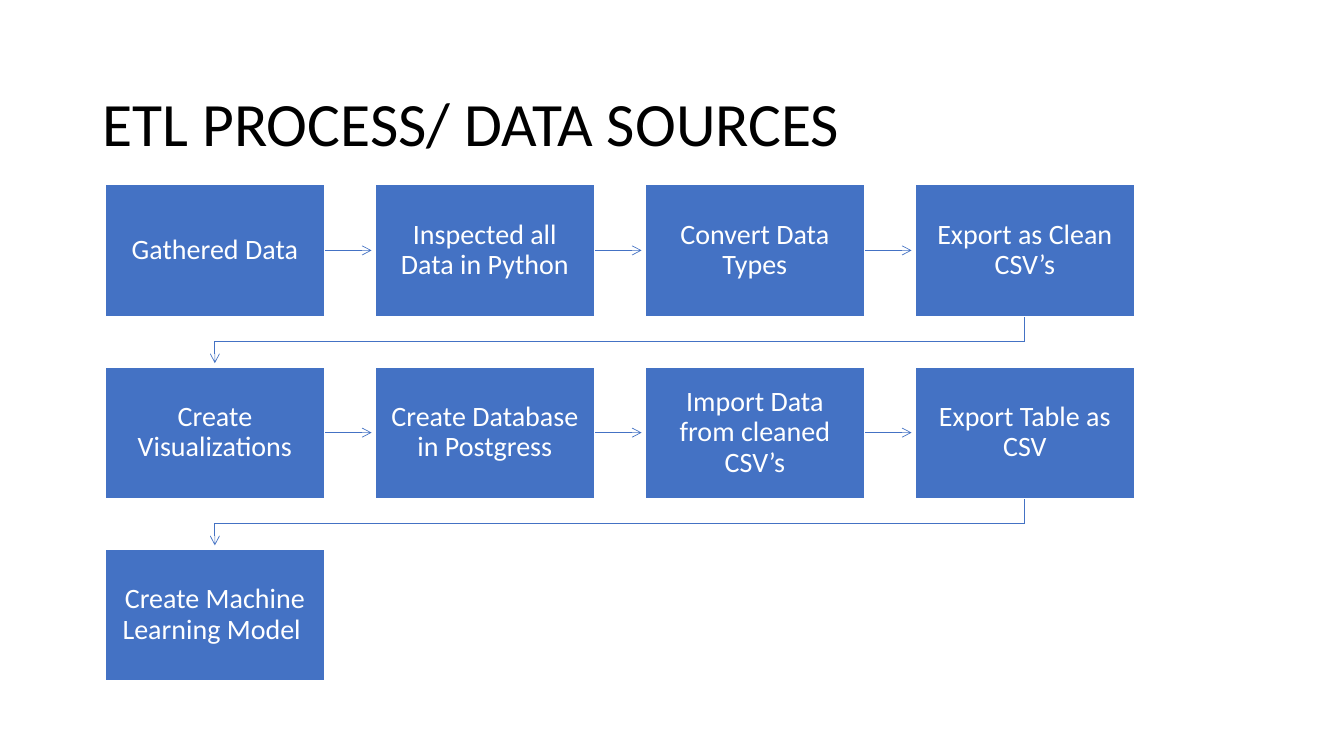
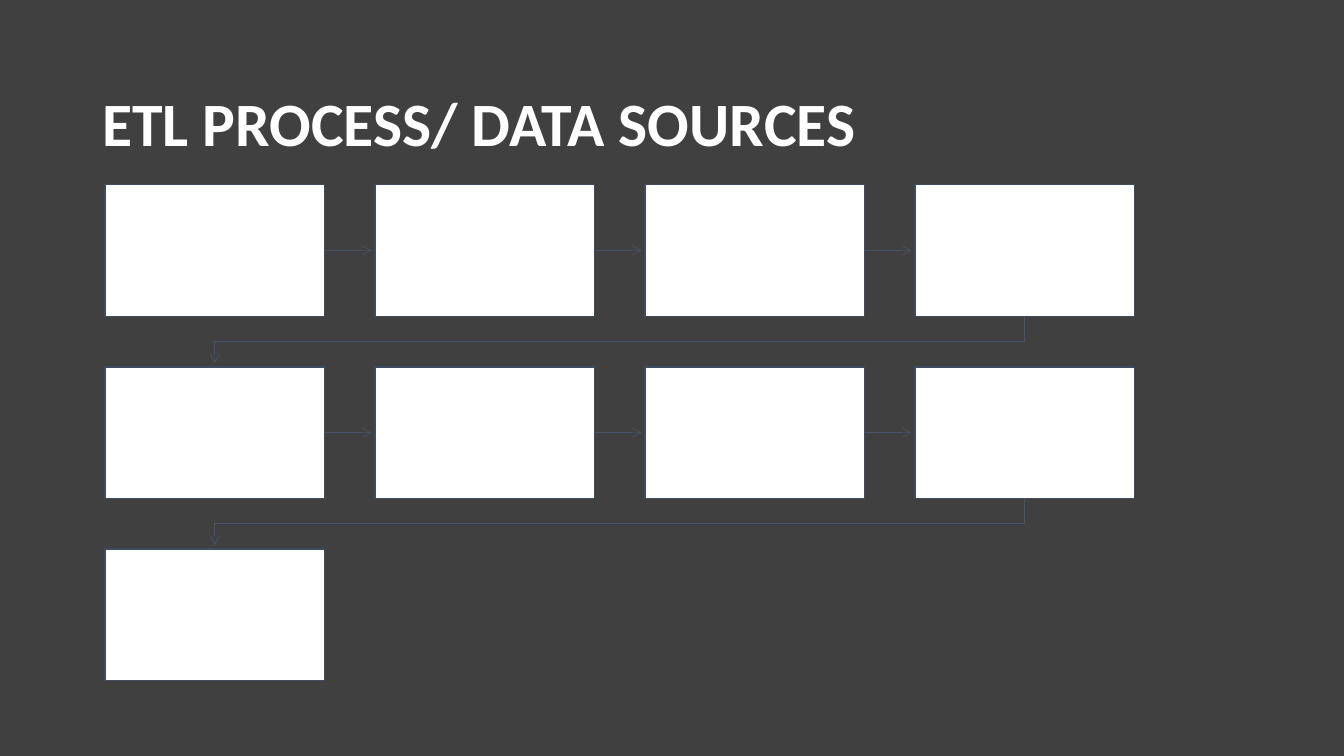
Before and after one commit to Kcav18/Final_Project, a slide deck: slide 6 of Final Presentation.pptx. Drawn at 1344x756 pixels with LibreOffice and Linux fonts; fonts in the diff are those of the drawing. Boxes give left, top, right and bottom in pixels: in the first picture for what was removed or moved away, otherwise in the second. Text is boxed around its words. In the diff, an @@ line names an element or a change of style, - is before the commit and + after.

```diff
--- a/Final Presentation.pptx
+++ b/Final Presentation.pptx
@@ background #FFFFFF to #404040 @@
@@ title "ETL PROCESS/ DATA SOURCES" at [102,102,855,149]: text colour #000000 to #FFFFFF, bold on @@
@@ outline #4472C4 0.5 pt to #44546A 0.5 pt in 8 elements at [325,245,372,255], [595,245,642,255], [865,245,912,255], [325,427,372,438], [595,427,642,438], [865,427,912,438], [215,317,1025,364], [215,498,1025,545] @@
@@ fill #4472C4 to #FFFFFF; outline #FFFFFF 1 pt to #3E4C60 1 pt in 9 elements at [105,185,325,317], [375,185,595,317], [645,185,865,317], [915,185,1135,317], [105,367,325,499], [375,367,595,499], [645,367,865,499], [915,367,1135,499], [105,549,325,682] @@
@@ group removed at [123,224,1112,644]: 9 texts @@
-Gathered Data
-Inspected all Data in Python
-Convert Data Types
-Export as Clean CSV’s
-Create Visualizations
-Create Database in Postgress
-Import Data from cleaned CSV’s
-Export Table as CSV
-Create Machine Learning Model
```
Also in this commit, not shown: 8 other slides changed.
